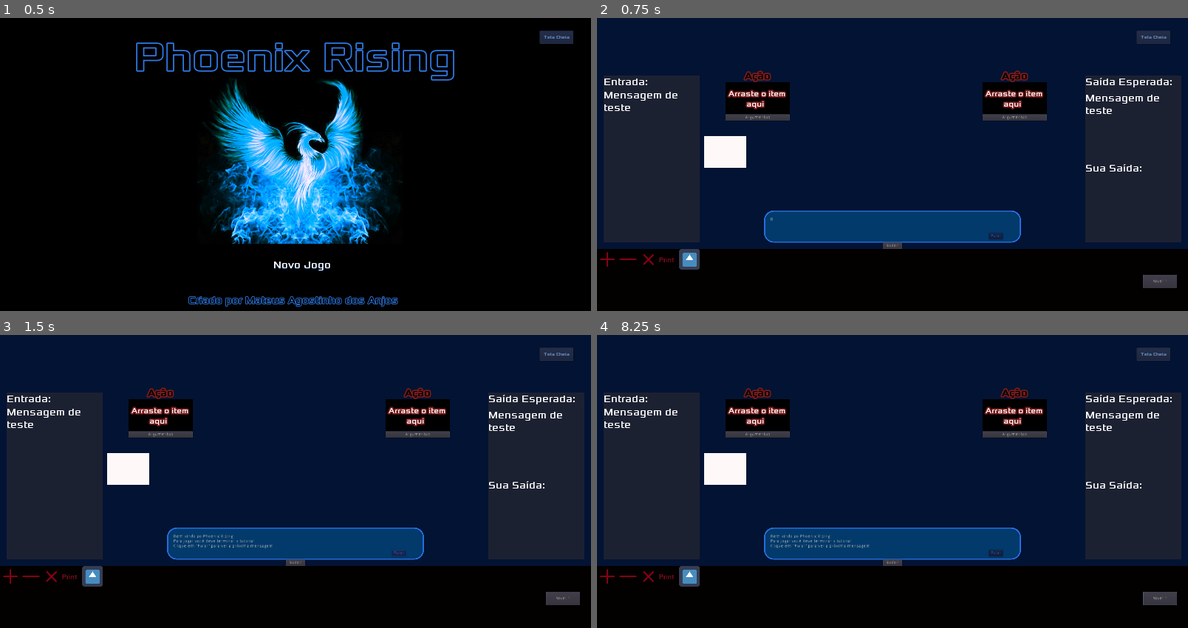
Above: before the commit, frames 1-4 (two rows, left to right).
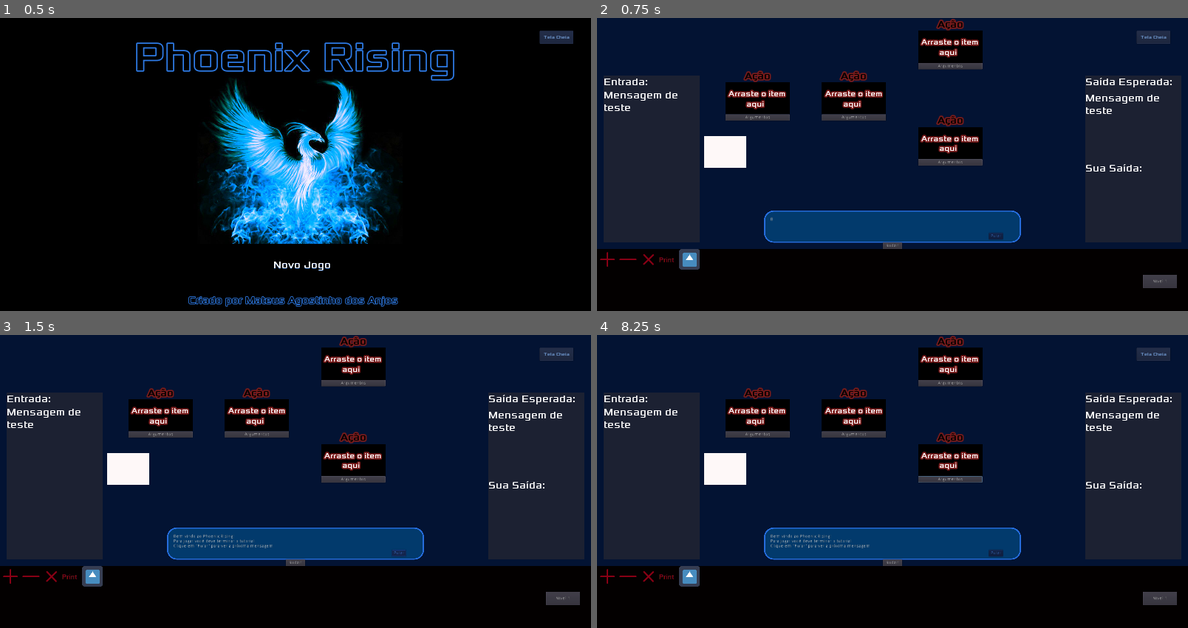
Above: after the commit, the same moments.

Repository: MateusdosAnjos/MAC0499
Game: Godot game, scene res://TelaInicial/TitleScreen.tscn
The game is run twice, just before and just after one commit, with the same random seed, the same clock (stepped at 60 frames per second) and the same inputs.
Inputs (mouse positions are in pixels of both pictures, inside the frame that each line leads up to):
- Up to frame 1 (0.5 s): no input
- Up to frame 2 (0.75 s): click "Novo Jogo" at 0.5 s
- Up to frame 3 (1.5 s): click "Pular" at 1.25 s
- Up to frame 4 (8.25 s): click "Tela Cheia" at 2 s; tap Enter at 2.75, 4.25, 5.75 s; move the mouse to (892, 543) at 2.77 s; hold Right (ui_right) 2.78-3.53 s; click (892, 543) at 2.85 s; tap Space at 3.5, 5, 6.5 s; move the mouse to (774, 496) at 3.52 s; hold Down (ui_down) 3.53-4.28 s; click (774, 496) at 3.6 s; move the mouse to (951, 417) at 4.27 s; hold Right (ui_right) 4.28-5.03 s; click (951, 417) at 4.35 s; move the mouse to (862, 543) at 5.02 s; hold Up (ui_up) 5.03-5.78 s; click (862, 543) at 5.1 s; move the mouse to (1069, 525) at 5.77 s; hold Left (ui_left) 5.78-7.28 s; click (1069, 525) at 5.85 s; move the mouse to (715, 437) at 6.52 s; click (715, 437) at 6.6 s; move the mouse to (922, 481) at 7.27 s; hold Down (ui_down) 7.28-8.03 s; click (922, 481) at 7.35 s; move the mouse to (803, 408) at 8.02 s; hold Right (ui_right) from 8.03 s (still down); click (803, 408) at 8.1 s

Frame 1 is identical in both runs. In frame 2, 6.3% of the frame differs, in the area x 38-77%, y 0-51%; in frame 3, 6.3%; in frame 4, 6.3%, in the area x 38-99%, y 0-93%.

Commit message:
Adicionado os ActionSpaces para os testes do if/else

Diff:
--- a/Phoenix Rising/Tutorial/DialogBox.tscn
+++ b/Phoenix Rising/Tutorial/DialogBox.tscn
@@ -44,6 +44,7 @@
 text = "Pular"
 
 [node name="mano" type="ColorRect" parent="."]
+visible = false
 margin_left = -187.187
 margin_top = -233.125
 margin_right = -55.1874
@@ -51,6 +52,7 @@
 color = Color( 0.996078, 0.972549, 0.972549, 1 )
 
 [node name="teste" type="ColorRect" parent="."]
+visible = false
 margin_left = 556.875
 margin_top = -324.0
 margin_right = 793.875
--- a/Phoenix Rising/Tutorial/Tutorial.tscn
+++ b/Phoenix Rising/Tutorial/Tutorial.tscn
@@ -49,10 +49,22 @@
 margin_bottom = 300.0
 
 [node name="ActionSpace2" parent="Inventory" instance=ExtResource( 7 )]
-margin_left = 1200.0
+margin_left = 700.0
 margin_top = 200.0
-margin_right = 1400.0
+margin_right = 900.0
 margin_bottom = 300.0
+
+[node name="ActionSpace3" parent="Inventory" instance=ExtResource( 7 )]
+margin_left = 1000.0
+margin_top = 40.0
+margin_right = 1200.0
+margin_bottom = 140.0
+
+[node name="ActionSpace4" parent="Inventory" instance=ExtResource( 7 )]
+margin_left = 1000.0
+margin_top = 340.0
+margin_right = 1200.0
+margin_bottom = 440.0
 
 [node name="Nivel 1" type="Button" parent="."]
 margin_left = 1700.0
